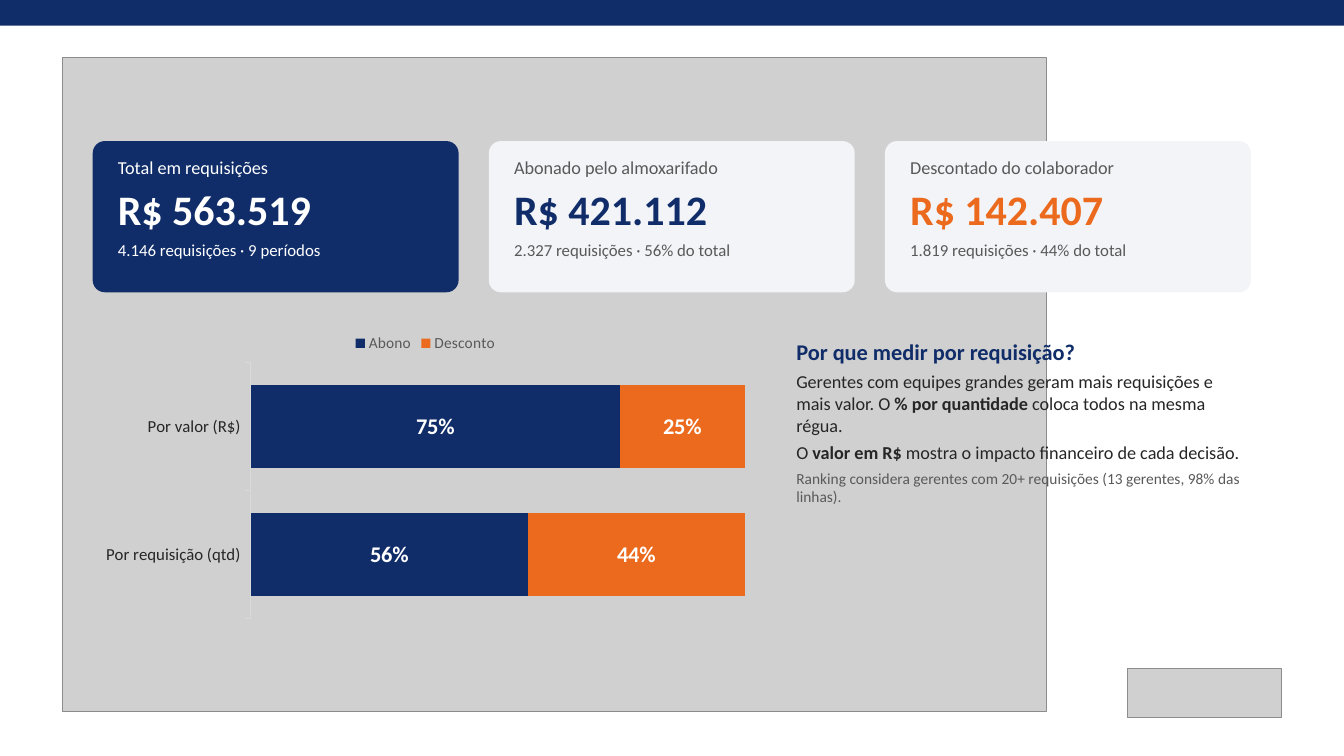
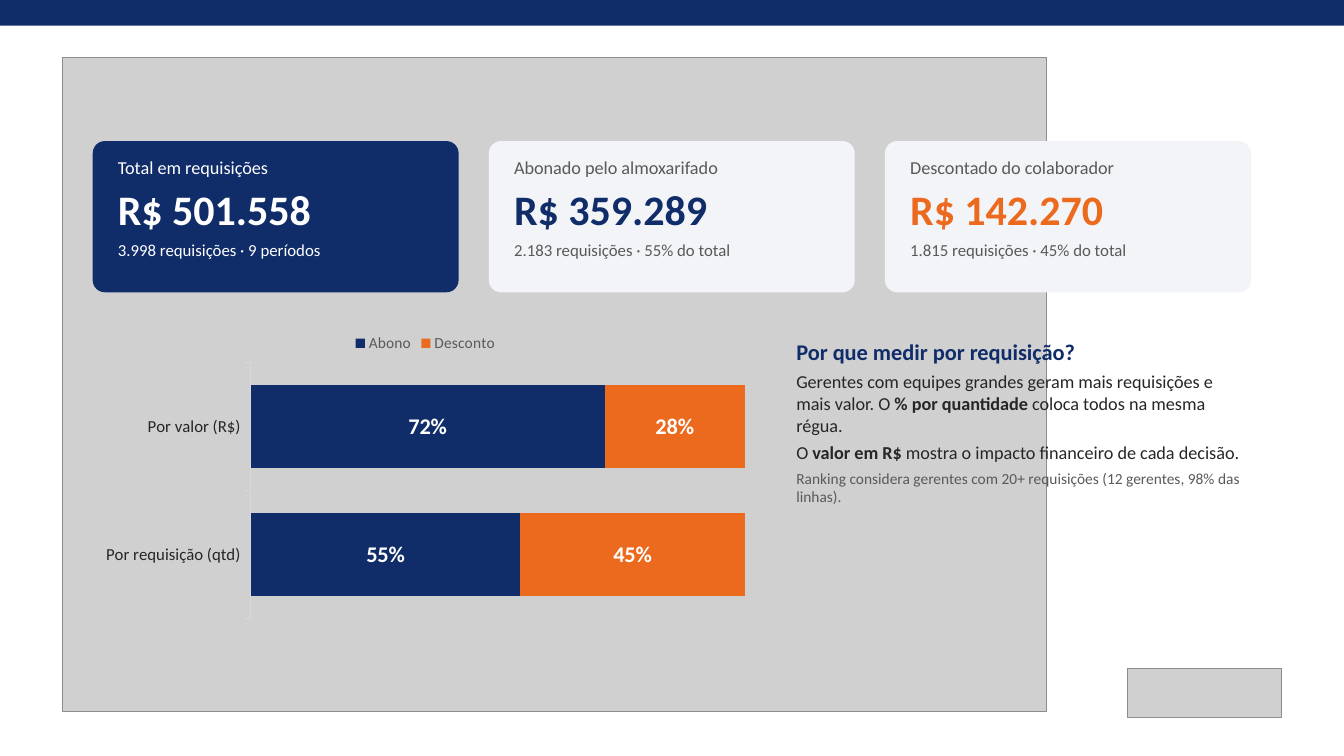
Before and after one commit to raissa2016carvalho-lab/ressuprimentov1, a slide deck: slide 2 of Apresentacao_Descontos_Taxa_por_Requisicao.pptx. Drawn at 1344x756 pixels with LibreOffice and Linux fonts; fonts in the diff are those of the drawing; grey boxes stand for pictures. Boxes give left, top, right and bottom in pixels: in the first picture for what was removed or moved away, otherwise in the second. Text is boxed around its words. In the diff, an @@ line names an element or a change of style, - is before the commit and + after.

```diff
--- a/Apresentacao_Descontos_Taxa_por_Requisicao.pptx
+++ b/Apresentacao_Descontos_Taxa_por_Requisicao.pptx
@@ text at [118,196,321,259]: text changed @@
-R$ 563.519
-4.146 requisições · 9 períodos
+R$ 501.558
+3.998 requisições · 9 períodos
@@ text at [514,196,731,259]: text changed @@
-R$ 421.112
-2.327 requisições · 56% do total
+R$ 359.289
+2.183 requisições · 55% do total
@@ text at [910,197,1127,259]: text changed @@
-R$ 142.407
-1.819 requisições · 44% do total
+R$ 142.270
+1.815 requisições · 45% do total
@@ bar stacked 100% chart at [93,323,758,625] @@
@@ Abono, Por valor (R$): 0.75 to 0.72 @@
@@ Abono, Por requisição (qtd): 0.56 to 0.55 @@
@@ Desconto, Por valor (R$): 0.25 to 0.28 @@
@@ Desconto, Por requisição (qtd): 0.44 to 0.45 @@
@@ text at [796,470,1240,504]: text changed @@
-Ranking considera gerentes com 20+ requisições (13 gerentes, 98% das linhas).
+Ranking considera gerentes com 20+ requisições (12 gerentes, 98% das linhas).
```
Also in this commit, not shown: 4 other slides changed.
